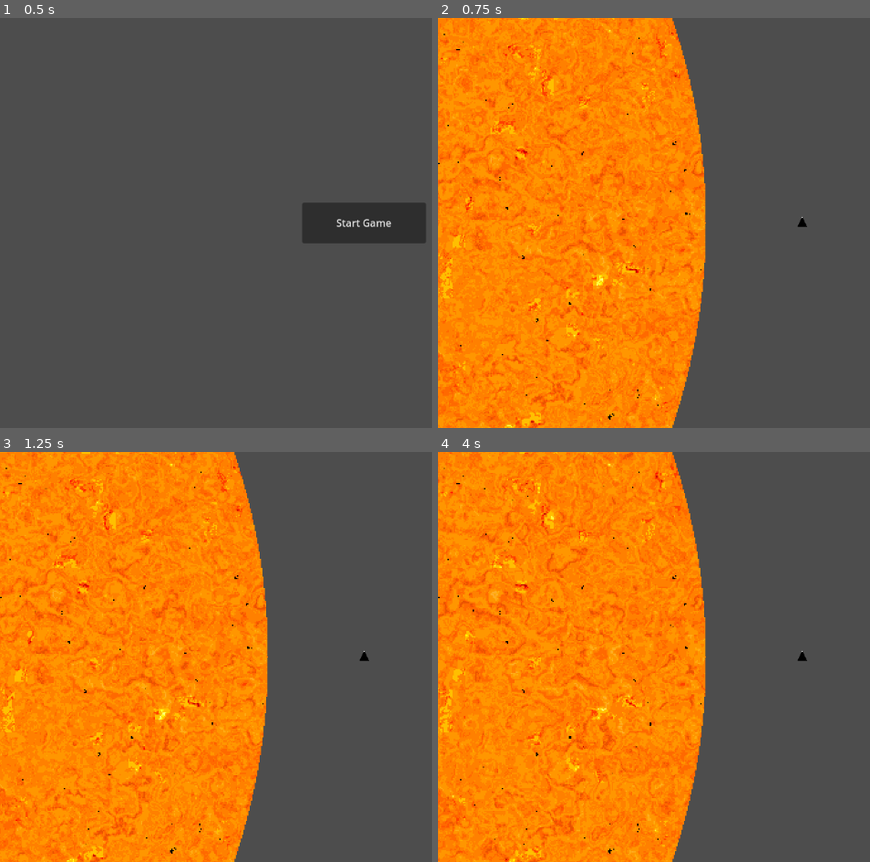
Above: before the commit, frames 1-4 (two rows, left to right).
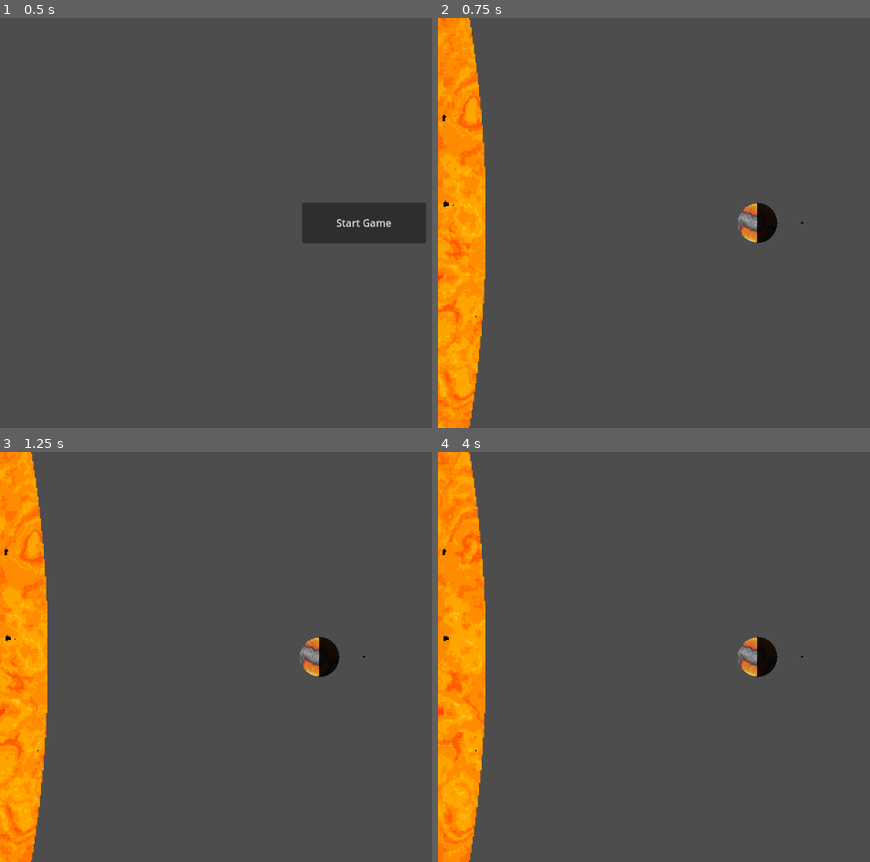
Above: after the commit, the same moments.

Repository: IsaacBWSCW/Event-Horizon
Game: Godot game, scene res://scenes/main_menu/main_menu.tscn
Two runs of this game, one before a commit and one after it. Both use one fixed random seed, a clock stepped at 60 frames per second and the inputs below.
Inputs (mouse positions are in pixels of both pictures, inside the frame that each line leads up to):
- Up to frame 1 (0.5 s): no input
- Up to frame 2 (0.75 s): click "Start Game" at 0.5 s
- Up to frame 3 (1.25 s): no input
- Up to frame 4 (4 s): move the mouse to (outside the picture) at 1.27 s; click (outside the picture) at 1.42 s; move the mouse to (658, 677) at 2.02 s; click (658, 677) at 2.17 s; move the mouse to (outside the picture) at 2.77 s; click (outside the picture) at 2.92 s; move the mouse to (766, 739) at 3.52 s; click (766, 739) at 3.67 s

Frame 1 is identical in both runs. In frame 2, 54% of the frame differs, in the area x 0-86%, y 0-100%; in frame 3, 54%; in frame 4, 55%.

Commit message:
Update ship and add test planet
Update ship scale to be 0.1 instead of 0.5.
Update ship acceleration to be 25 px/s rather than 50 px/s.
Update ship angular acceleration to be 0.25 rad/s rather than 1 rad/s.
Add test planet.

Diff:
--- a/scenes/game/game.tscn
+++ b/scenes/game/game.tscn
@@ -1,6 +1,7 @@
-[gd_scene load_steps=13 format=3 uid="uid://d0nmbsuxmb22o"]
-
-[ext_resource type="Texture2D" uid="uid://tf6cp5bhxsyp" path="res://assets/ship.png" id="2_7h61r"]
+[gd_scene load_steps=14 format=3 uid="uid://d0nmbsuxmb22o"]
+
+[ext_resource type="Texture2D" uid="uid://dggswya4p033b" path="res://assets/ships/ship1/ship1_Nthrust.png" id="1_sul5r"]
+[ext_resource type="Texture2D" uid="uid://celtseumntrnf" path="res://assets/planets/lava/lava1.png" id="2_7h61r"]
 
 [sub_resource type="GDScript" id="GDScript_sul5r"]
 script/source = "extends RigidBody2D
@@ -8,11 +9,11 @@
 func _physics_process(delta: float) -> void:
 	angular_velocity = 0
 	if Input.is_action_pressed(\"ship_turn_left\"):
-		rotation += -1 * delta * TAU
+		rotation += -0.25 * delta * TAU
 	if Input.is_action_pressed(\"ship_turn_right\"):
-		rotation += 1 * delta * TAU
+		rotation += 0.25 * delta * TAU
 	if Input.is_action_pressed(\"ship_thrust\"):
-		linear_velocity += Vector2.from_angle(rotation - PI/2) * 50 * delta
+		linear_velocity += Vector2.from_angle(rotation - PI/2) * 25 * delta
 
 #func _draw() -> void:
 	#var points = []
@@ -37,13 +38,14 @@
 "
 
 [sub_resource type="CircleShape2D" id="CircleShape2D_ifgtf"]
+radius = 2.0
 
 [sub_resource type="GDScript" id="GDScript_0sr1o"]
 script/source = "extends Camera2D
 
 var zoom_step := 0.1
-var min_zoom := 0.25
-var max_zoom := 5.0
+var min_zoom := 0.0625
+var max_zoom := 20.0
 
 func _unhandled_input(event: InputEvent) -> void:
 	if event is InputEventMouseButton and event.pressed:
@@ -136,9 +138,9 @@
 }
 
 void fragment() {
-	vec2 uvPixel = floor(UV * 1000.0 + 0.5) / 1000.0;
-
-	if (distanceSquared(uvPixel, vec2(0.5, 0.5)) > 0.25) {
+	vec2 uvPixel = floor(UV * 2000.0 + 0.5) / 2000.0;
+
+	if (distanceSquared(uvPixel, vec2(0.5, 0.5)) >= 0.25) {
 		COLOR = vec4(0.0);
 	} else {
 		float time = floor(TIME * 12.0) / 12.0 / 50.0;
@@ -183,7 +185,7 @@
 size = Vector2(4, 4)
 
 [sub_resource type="CircleShape2D" id="CircleShape2D_sul5r"]
-radius = 1000.0
+radius = 2000.0
 
 [sub_resource type="Gradient" id="Gradient_sul5r"]
 colors = PackedColorArray(1, 1, 1, 1, 1, 1, 1, 1)
@@ -194,17 +196,19 @@
 metadata/_snap_count = 2
 
 [sub_resource type="CircleShape2D" id="CircleShape2D_7h61r"]
+radius = 32.0
 
 [sub_resource type="OccluderPolygon2D" id="OccluderPolygon2D_sul5r"]
-polygon = PackedVector2Array(-9, -3, 6, -8, 6, 8, -1.74672, 2.31907)
+closed = false
+polygon = PackedVector2Array(23, 30, 23, -36)
 
 [node name="Game" type="Node2D"]
 
 [node name="CanvasModulate" type="CanvasModulate" parent="."]
-color = Color(0, 0, 0, 1)
+color = Color(0.099986, 0.099986, 0.099986, 1)
 
 [node name="PlayerShip" type="RigidBody2D" parent="."]
-position = Vector2(1152, 0)
+position = Vector2(2500, 0)
 script = SubResource("GDScript_sul5r")
 
 [node name="CollisionShape2D" type="CollisionShape2D" parent="PlayerShip"]
@@ -212,11 +216,13 @@
 
 [node name="Sprite2D" type="Sprite2D" parent="PlayerShip"]
 texture_filter = 1
-position = Vector2(0, -2)
-scale = Vector2(0.5, 0.5)
-texture = ExtResource("2_7h61r")
+position = Vector2(0, -0.1)
+scale = Vector2(0.1, 0.1)
+texture = ExtResource("1_sul5r")
 
 [node name="Camera2D" type="Camera2D" parent="PlayerShip"]
+ignore_rotation = false
+rotation_smoothing_enabled = true
 script = SubResource("GDScript_0sr1o")
 
 [node name="Bodies" type="Node2D" parent="."]
@@ -225,11 +231,10 @@
 
 [node name="Sprite2D" type="Sprite2D" parent="Bodies/Sun"]
 material = SubResource("ShaderMaterial_7h61r")
-scale = Vector2(500, 500)
+scale = Vector2(1000, 1000)
 texture = SubResource("PlaceholderTexture2D_bdhmt")
 
 [node name="CollisionShape2D" type="CollisionShape2D" parent="Bodies/Sun"]
-visible = false
 shape = SubResource("CircleShape2D_sul5r")
 
 [node name="PointLight2D" type="PointLight2D" parent="Bodies/Sun"]
@@ -237,11 +242,16 @@
 shadow_enabled = true
 texture = SubResource("GradientTexture2D_7h61r")
 
-[node name="ShadowTest" type="AnimatableBody2D" parent="Bodies"]
-position = Vector2(1081, 0)
-
-[node name="CollisionShape2D" type="CollisionShape2D" parent="Bodies/ShadowTest"]
+[node name="PlanetTest" type="AnimatableBody2D" parent="Bodies"]
+position = Vector2(2429, 0)
+
+[node name="CollisionShape2D" type="CollisionShape2D" parent="Bodies/PlanetTest"]
 shape = SubResource("CircleShape2D_7h61r")
 
-[node name="LightOccluder2D" type="LightOccluder2D" parent="Bodies/ShadowTest"]
+[node name="LightOccluder2D" type="LightOccluder2D" parent="Bodies/PlanetTest"]
+position = Vector2(-23, 3)
 occluder = SubResource("OccluderPolygon2D_sul5r")
+
+[node name="Sprite2D" type="Sprite2D" parent="Bodies/PlanetTest"]
+texture_filter = 1
+texture = ExtResource("2_7h61r")
